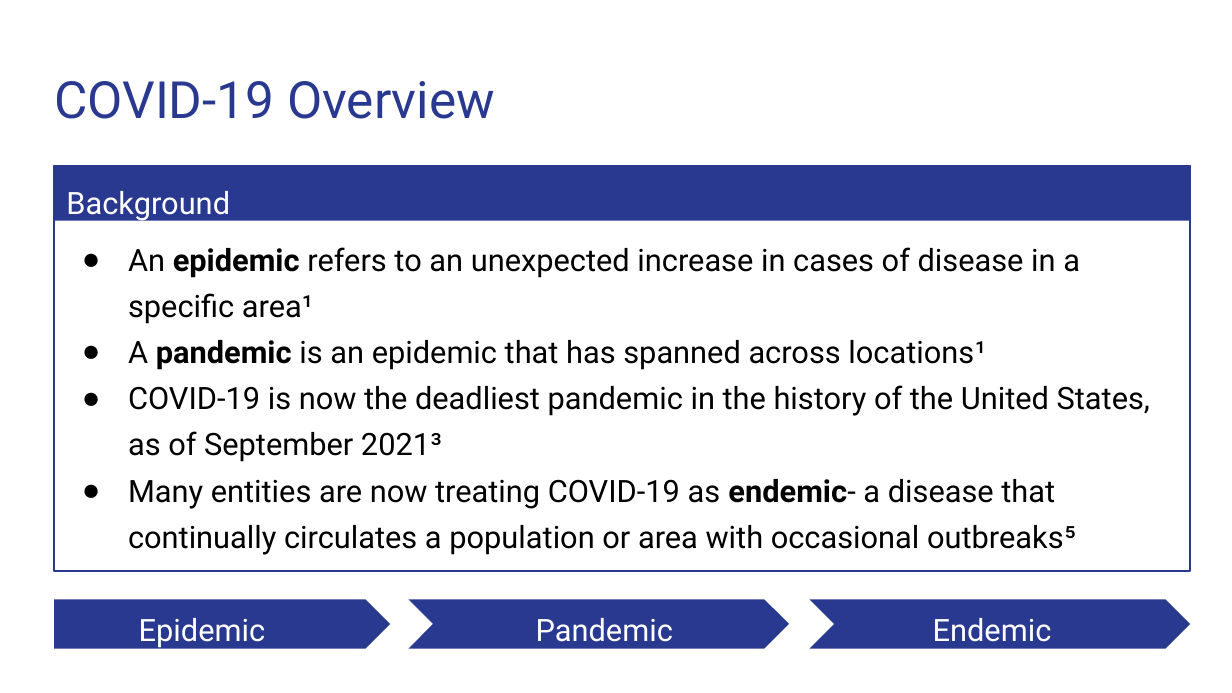
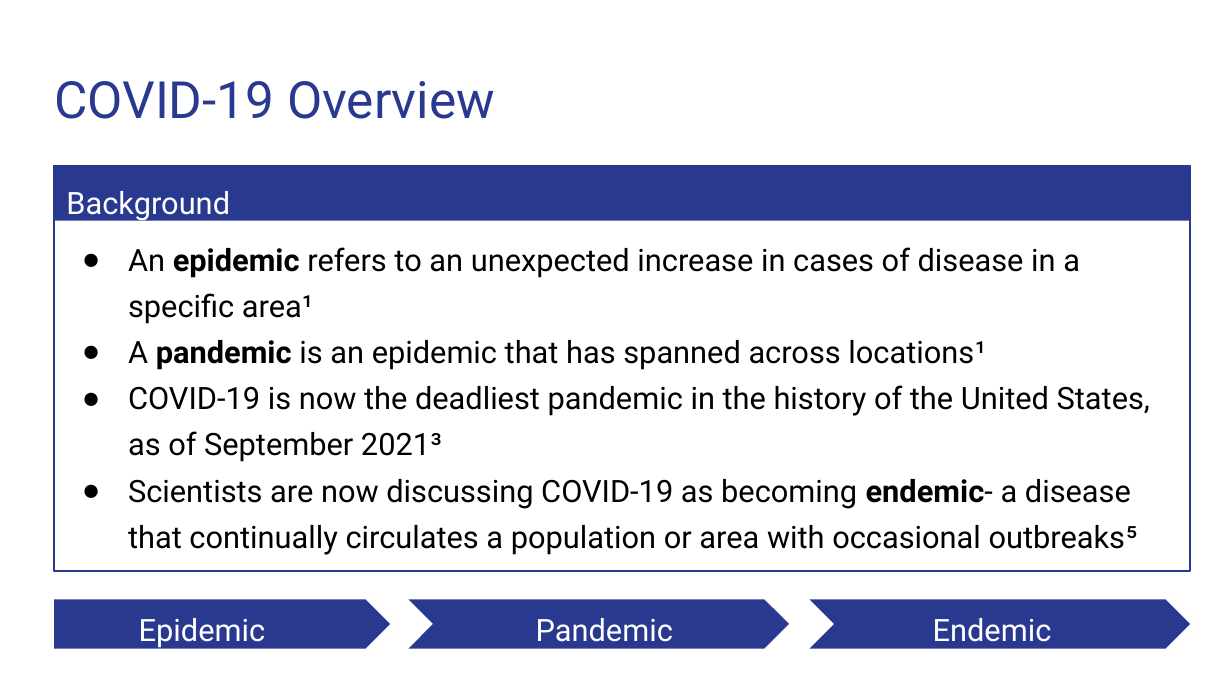
Before and after one commit to Magzzie/COVID-19_Analysis, a slide deck: slide 2 of COVID-19 Analysis.pptx. Drawn at 1232x693 pixels with LibreOffice and Linux fonts; fonts in the diff are those of the drawing. Boxes give left, top, right and bottom in pixels: in the first picture for what was removed or moved away, otherwise in the second. Text is boxed around its words. In the diff, an @@ line names an element or a change of style, - is before the commit and + after.

```diff
--- a/COVID-19 Analysis.pptx
+++ b/COVID-19 Analysis.pptx
@@ text at [128, 479, 1138, 555]: text changed @@
-● Many entities are now treating COVID-19 as endemic- a disease that continually circulates a population or area with occasional outbreaks⁵
+● Scientists are now discussing COVID-19 as becoming endemic- a disease that continually circulates a population or area with occasional outbreaks⁵
```
Also in this commit, not shown: 4 other slides changed.
